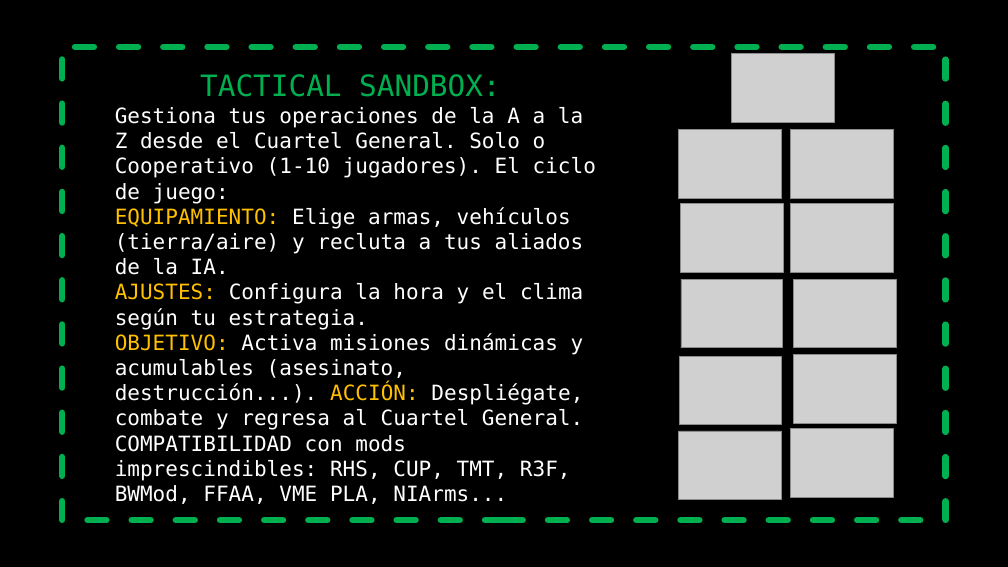
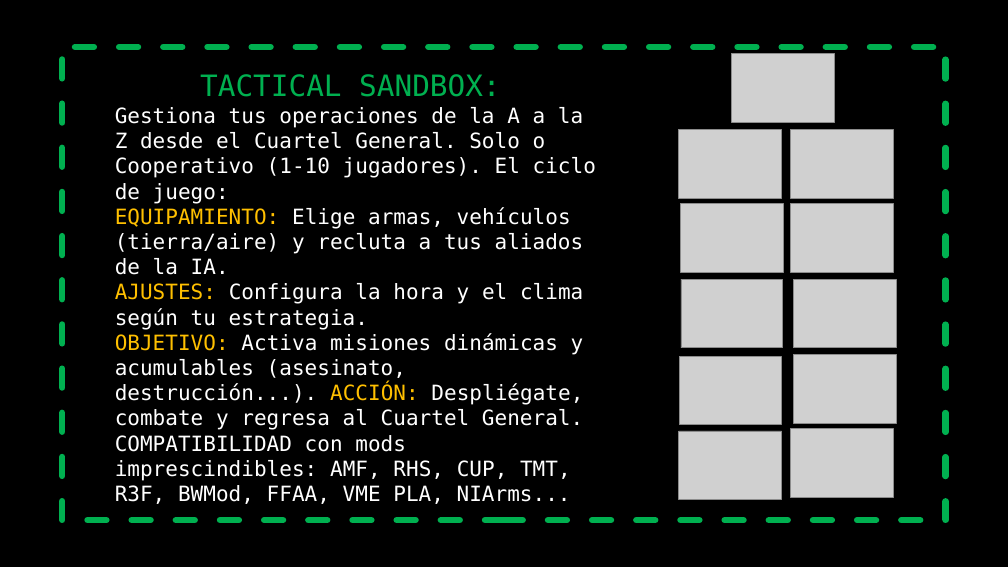
Before and after one commit to la404family/Arma3-Tactical-Sandbox, a slide deck: slide 9 of 01%20TACTICAL%20SANDBOX%20-%20Molos%20Version.Altis/other/Presentation1.pptx. Drawn at 1008x567 pixels with LibreOffice and Linux fonts; fonts in the diff are those of the drawing; grey boxes stand for pictures; background and template pictures are left out. Boxes give left, top, right and bottom in pixels: in the first picture for what was removed or moved away, otherwise in the second. Text is boxed around its words. In the diff, an @@ line names an element or a change of style, - is before the commit and + after.

```diff
--- a/01%20TACTICAL%20SANDBOX%20-%20Molos%20Version.Altis/other/Presentation1.pptx
+++ b/01%20TACTICAL%20SANDBOX%20-%20Molos%20Version.Altis/other/Presentation1.pptx
@@ text at [115, 435, 571, 504]: text changed @@
-COMPATIBILIDAD con mods imprescindibles: RHS, CUP, TMT, R3F, BWMod, FFAA, VME PLA, NIArms...
+COMPATIBILIDAD con mods imprescindibles: AMF, RHS, CUP, TMT, R3F, BWMod, FFAA, VME PLA, NIArms...
```
Also in this commit, not shown: 11 other slides changed, 8 other files.
